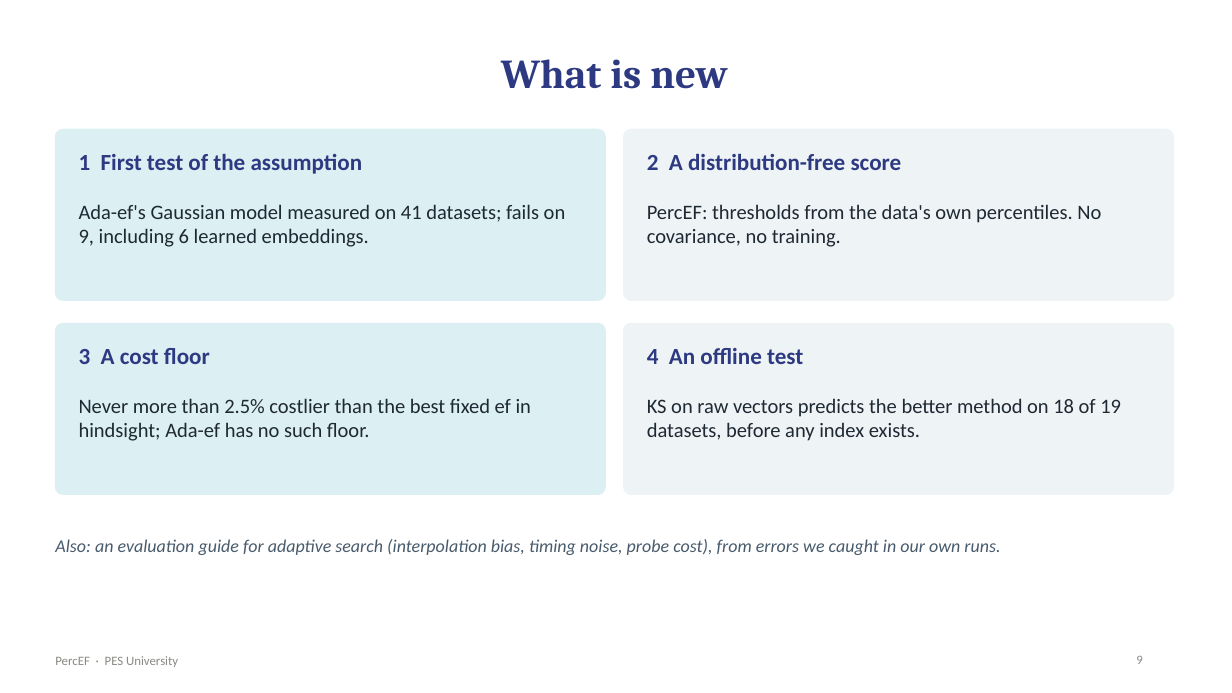
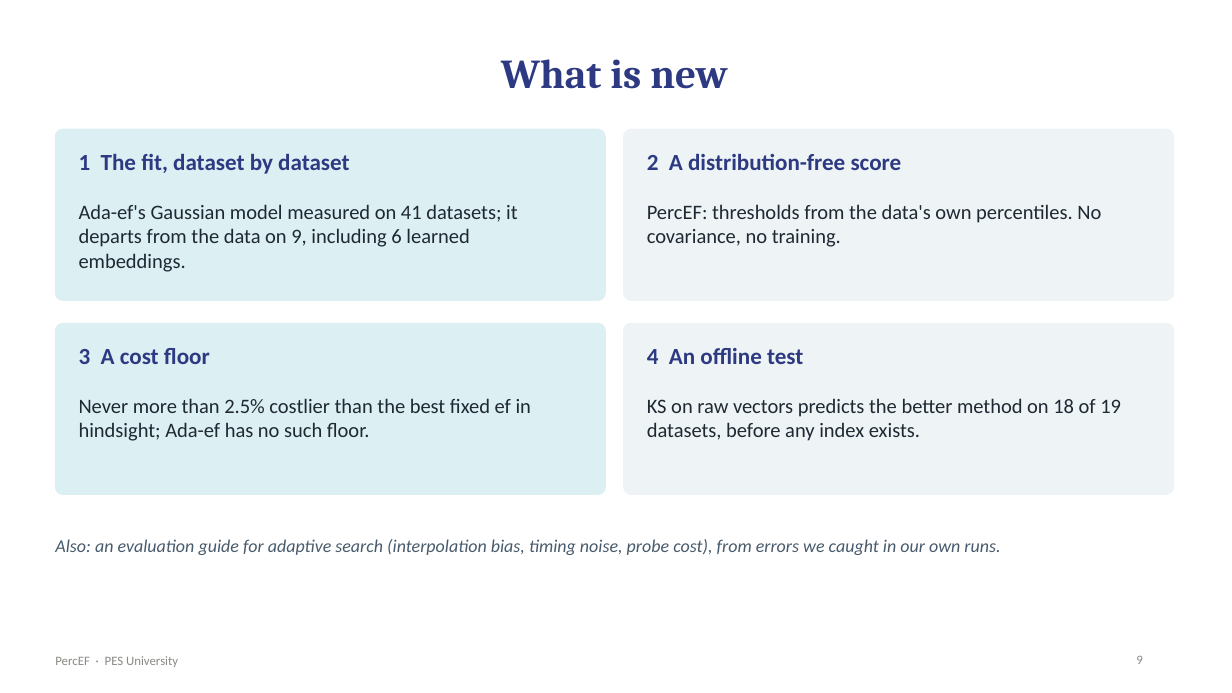
Before and after one commit to pranavshenvi/hybridAdaptiveEF, a slide deck: slide 9 of presentation/PercEF_review.pptx. Drawn at 1232x693 pixels with LibreOffice and Linux fonts; fonts in the diff are those of the drawing. Boxes give left, top, right and bottom in pixels: in the first picture for what was removed or moved away, otherwise in the second. Text is boxed around its words. In the diff, an @@ line names an element or a change of style, - is before the commit and + after.

```diff
--- a/presentation/PercEF_review.pptx
+++ b/presentation/PercEF_review.pptx
@@ text at <box>79,154,349,174</box>: text changed @@
-1 First test of the assumption
+1 The fit, dataset by dataset
@@ text at <box>79,204,518,272</box>: text changed @@
-Ada-ef's Gaussian model measured on 41 datasets; fails on 9, including 6 learned embeddings.
+Ada-ef's Gaussian model measured on 41 datasets; it departs from the data on 9, including 6 learned embeddings.
```
Also in this commit, not shown: 9 other slides changed, 10 other files.
